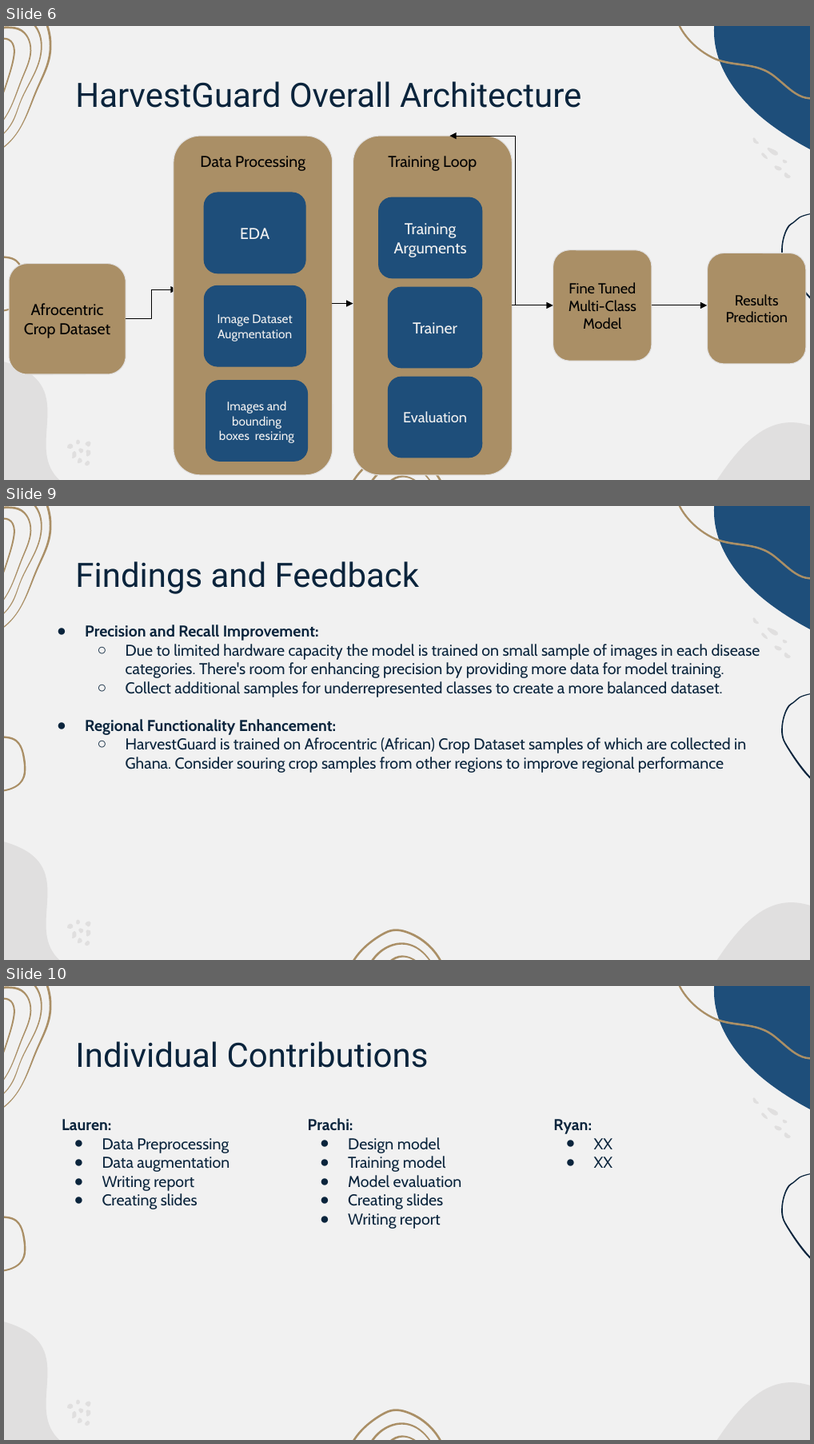
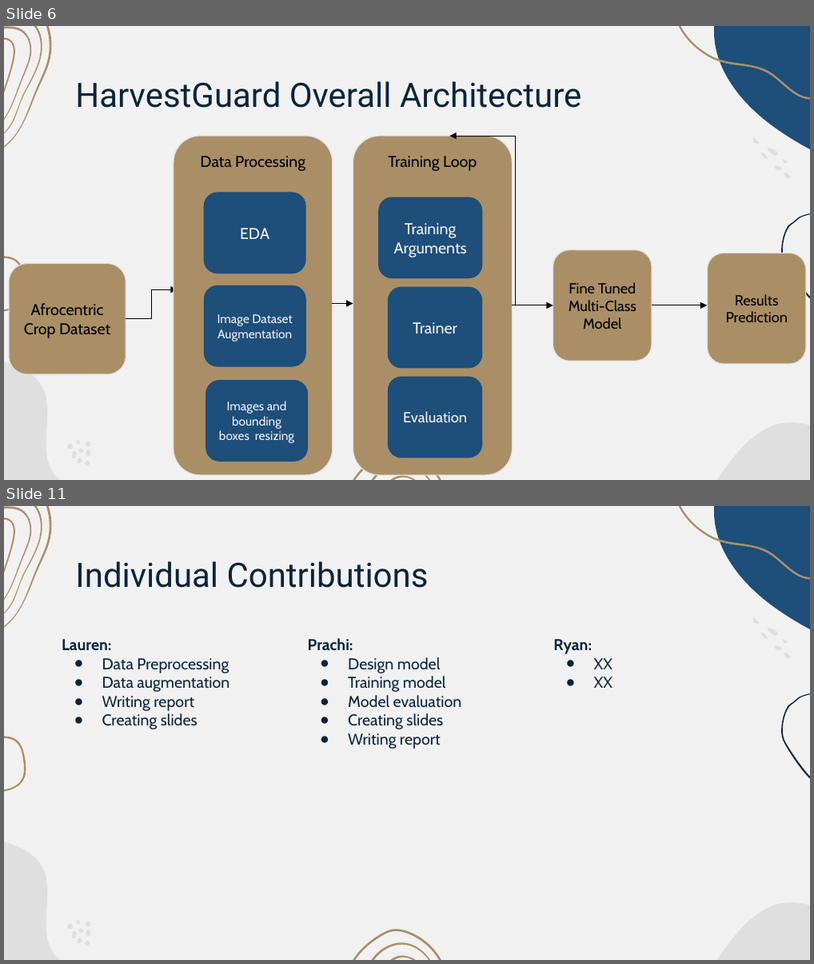
Before and after one commit to ljtaylor99/AAI-521-Final-Project, a slide deck: Final Project Presentation-Team 4.pptx. Shown one above the other, each under a label of ours: slides 6, 9 and 10 before the commit, slides 6 and 11 after it; the slides between them are not shown. The pictures are 814x1444 and 814x964 pixels, drawn with LibreOffice and Linux fonts; fonts in the diff are those of the drawing. Boxes give left, top, right and bottom in pixels: in the first picture for what was removed or moved away, otherwise in the second. Text is boxed around its words. In the diff, an @@ line names an element or a change of style, - is before the commit and + after.

```diff
--- a/Final Project Presentation-Team 4.pptx
+++ b/Final Project Presentation-Team 4.pptx
@@ slide 9 removed at [4,506,810,960], background #F1F1F1; not listed: 28 template elements that a slide beside it also shows @@
@@ title removed at [75,561,420,594] @@
-Findings and Feedback
@@ text removed at [85,624,761,772] @@
-● Precision and Recall Improvement:
-  ○ Due to limited hardware capacity the model is trained on small sample of images in each disease categories. There's room for enhancing precision by providing more data for model training.
-  ○ Collect additional samples for underrepresented classes to create a more balanced dataset.
-● Regional Functionality Enhancement:
-  ○ HarvestGuard is trained on Afrocentric (African) Crop Dataset samples of which are collected in Ghana. Consider souring crop samples from other regions to improve regional performance
@@ what was slide 10 is now slide 11 @@
```
Also in this commit, not shown: 3 slides changed, 5 slides added, 3 other slides removed.
